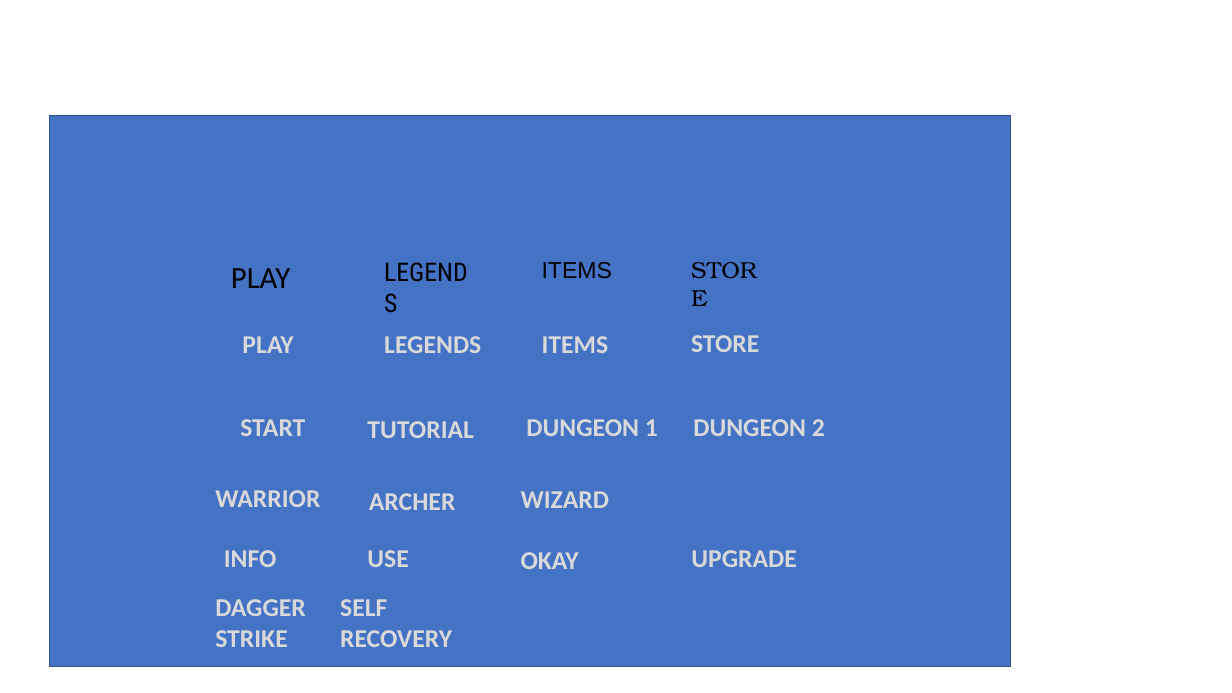
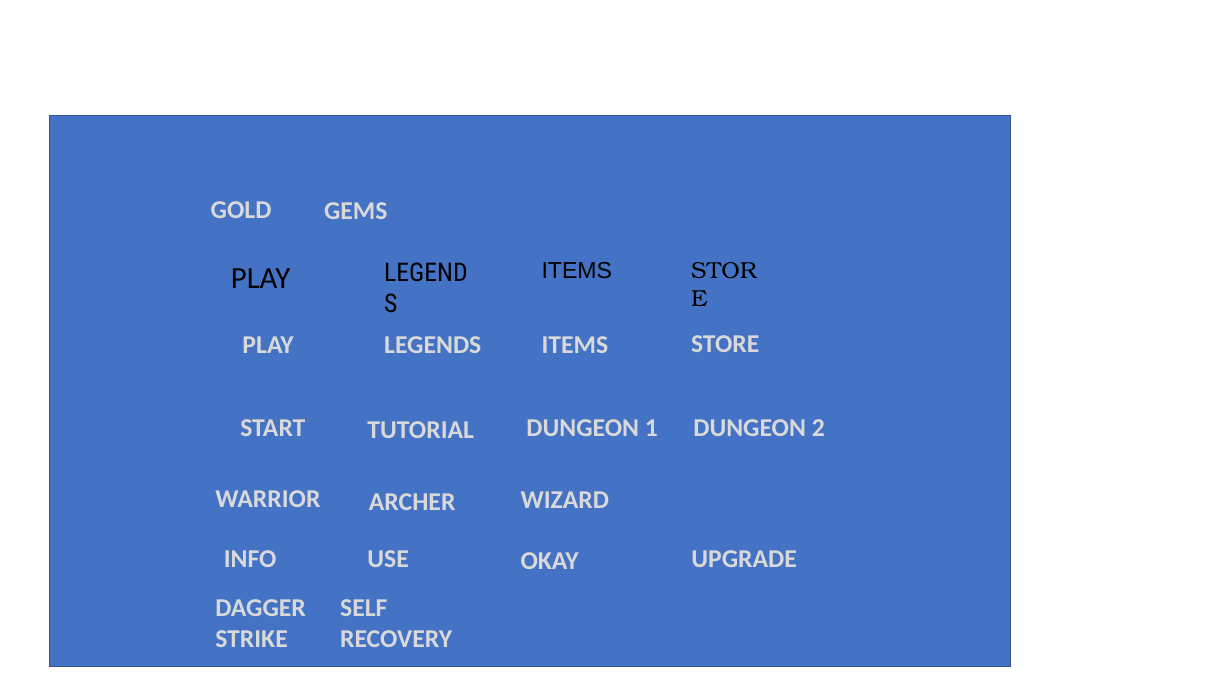
Before and after one commit to Seoha57/SW, a slide deck: slide 15 of Projects/SW_Design/UI/UI_design.pptx. Drawn at 1232x693 pixels with LibreOffice and Linux fonts; fonts in the diff are those of the drawing. Boxes give left, top, right and bottom in pixels: in the first picture for what was removed or moved away, otherwise in the second. Text is boxed around its words. In the diff, an @@ line names an element or a change of style, - is before the commit and + after.

Commit message:
Added Gold, Gems UI and Created Store Scene

```diff
--- a/Projects/SW_Design/UI/UI_design.pptx
+++ b/Projects/SW_Design/UI/UI_design.pptx
@@ text added at [211, 201, 272, 218], 20 pt, text #D9D9D9, bold @@
+GOLD
@@ text added at [324, 202, 387, 219], 20 pt, text #D9D9D9, bold @@
+GEMS
```
Also in this commit, not shown: 24 other files.
